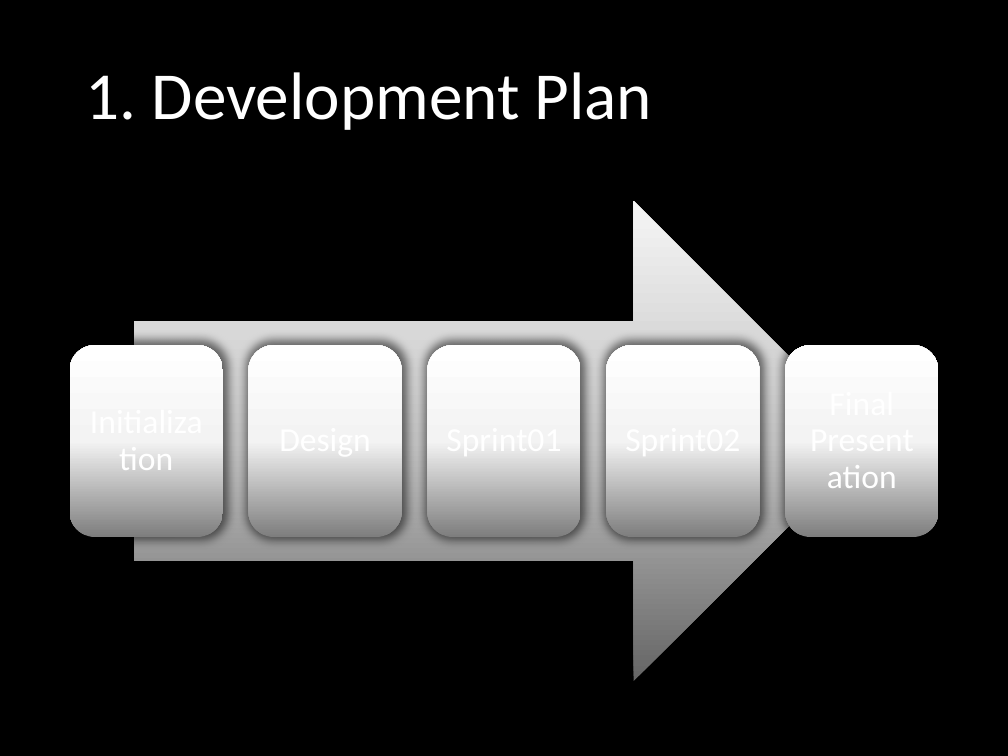
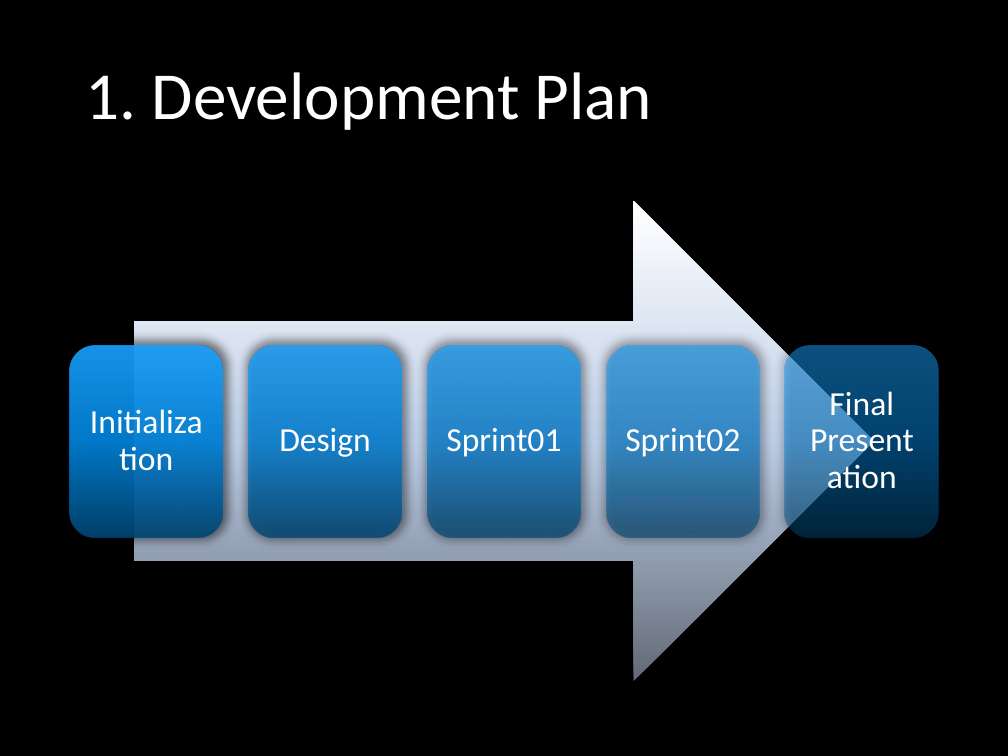
Before and after one commit to yadwinds/761_VEL, a slide deck: slide 2 of PCB/09 Final/Final Presentation (VEL).pptx. Drawn at 1008x756 pixels with LibreOffice and Linux fonts; fonts in the diff are those of the drawing; background and template pictures are left out. Boxes give left, top, right and bottom in pixels: in the first picture for what was removed or moved away, otherwise in the second. Text is boxed around its words. In the diff, an @@ line names an element or a change of style, - is before the commit and + after.

```diff
--- a/PCB/09 Final/Final Presentation (VEL).pptx
+++ b/PCB/09 Final/Final Presentation (VEL).pptx
@@ right arrow at (134, 202, 873, 681): fill gradient #666666 to #C4C4C4 to #F6F6F6 to gradient #636B78 to #BFCEE7 to #FFFFFF @@
@@ fill gradient #7F7F7F to #F4F4F4 to #FFFFFF to gradient #014573 to #0285DD to #1AA3FF in 5 elements at (70, 345, 223, 536), (248, 345, 401, 536), (427, 345, 581, 536), (606, 345, 759, 536), (785, 345, 938, 536) @@
```
Also in this commit, not shown: 4 other slides changed, 4 slides added.
